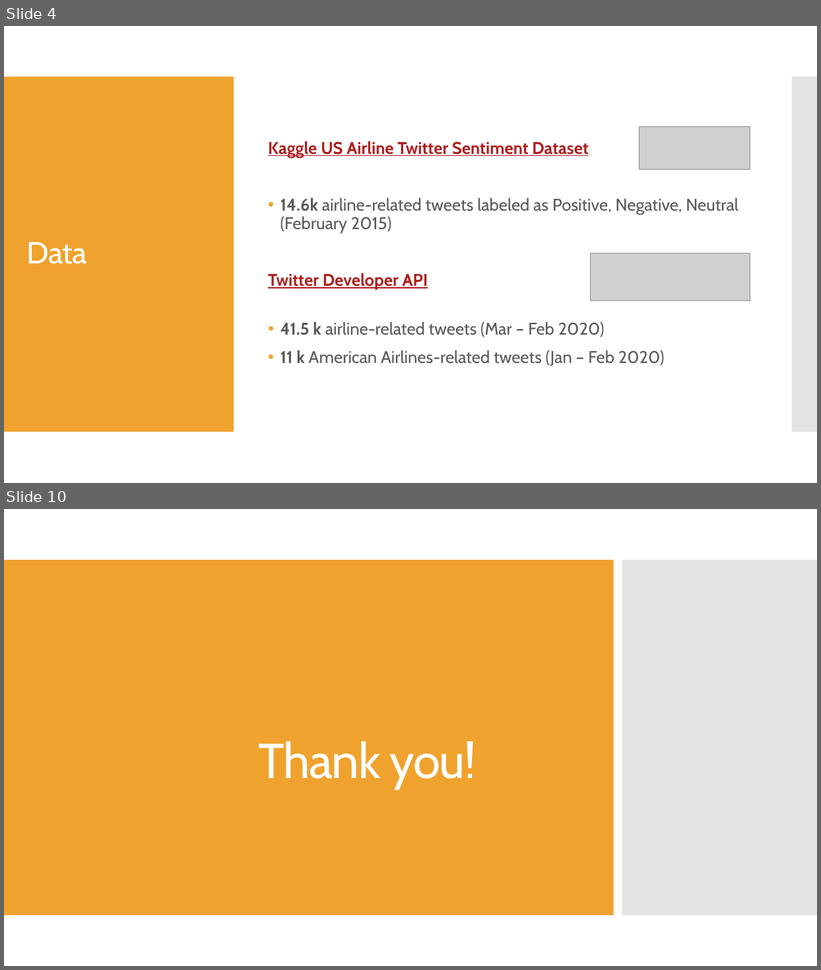
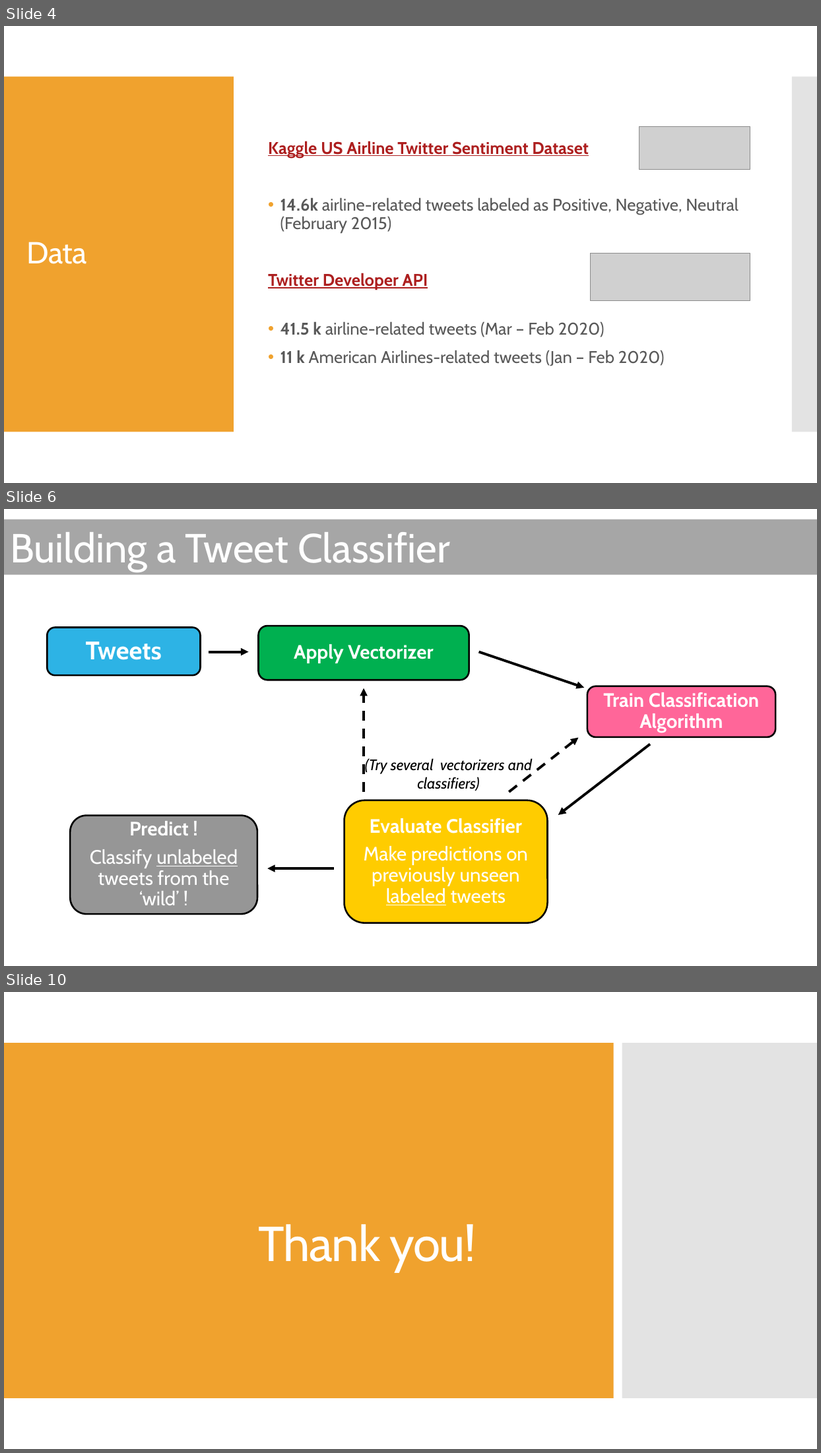
Before and after one commit to douglaspsteen/dsc-capstone-project-v2-online-ds-ft-100719, a slide deck: doug_steen_capstone_pres.pptx. Shown one above the other, each under a label of ours: slides 4 and 10 before the commit, slides 4, 6 and 10 after it; the slides between them are not shown. The pictures are 821x970 and 821x1453 pixels, drawn with LibreOffice and Linux fonts; fonts in the diff are those of the drawing; grey boxes stand for pictures. Boxes give left, top, right and bottom in pixels: in the first picture for what was removed or moved away, otherwise in the second. Text is boxed around its words. In the diff, an @@ line names an element or a change of style, - is before the commit and + after.

```diff
--- a/doug_steen_capstone_pres.pptx
+++ b/doug_steen_capstone_pres.pptx
@@ slide 6 added at (x1=4, y1=509, x2=817, y2=966), background #FFFFFF @@
@@ rectangle added at (x1=4, y1=520, x2=817, y2=575), fill #A6A6A6, 48 pt, text #FFFFFF @@
+Building a Tweet Classifier
@@ rounded rectangle added at (x1=48, y1=627, x2=201, y2=675), fill #2DB3E5, outline #000000 2 pt @@
@@ rounded rectangle added at (x1=258, y1=626, x2=469, y2=681), fill #00B050, outline #000000 2 pt @@
@@ text added at (x1=86, y1=642, x2=162, y2=660), 30 pt, text #FFFFFF, bold @@
+Tweets
@@ text added at (x1=294, y1=644, x2=433, y2=663), 23 pt, text #FFFFFF, bold @@
+Apply Vectorizer
@@ arrow added from (209, 652) to (249, 652), #000000 3 pt @@
@@ arrow added from (479, 652) to (584, 688), #000000 3 pt @@
@@ rounded rectangle added at (x1=587, y1=687, x2=776, y2=738), fill #FF6699, outline #000000 2 pt @@
@@ arrow added from (364, 792) to (364, 689), #000000 3 pt dashed @@
@@ text added at (x1=603, y1=692, x2=759, y2=733), 23 pt, text #FFFFFF, bold @@
+Train Classification Algorithm
@@ arrow added from (509, 792) to (579, 738), #000000 3 pt dashed @@
@@ arrow added from (651, 745) to (558, 815), #000000 3 pt @@
@@ text added at (x1=365, y1=758, x2=532, y2=791), 18 pt, text #000000, italic @@
+(Try several vectorizers and classifiers)
@@ rounded rectangle added at (x1=345, y1=801, x2=547, y2=923), fill #FFCC00, outline #000000 2 pt @@
@@ rounded rectangle added at (x1=70, y1=816, x2=257, y2=915), fill #969696, outline #000000 2 pt @@
@@ text added at (x1=90, y1=821, x2=238, y2=906), 23 pt, text #FFFFFF @@
+Predict !
+Classify unlabeled tweets from the ‘wild’ !
@@ text added at (x1=364, y1=819, x2=528, y2=906), 23 pt, text #FFFFFF @@
+Evaluate Classifier
+Make predictions on previously unseen labeled tweets
@@ arrow added from (334, 869) to (267, 869), #000000 3 pt @@
```
Also in this commit, not shown: 4 slides changed, 2 other slides added, 2 slides removed, 15 other files.
